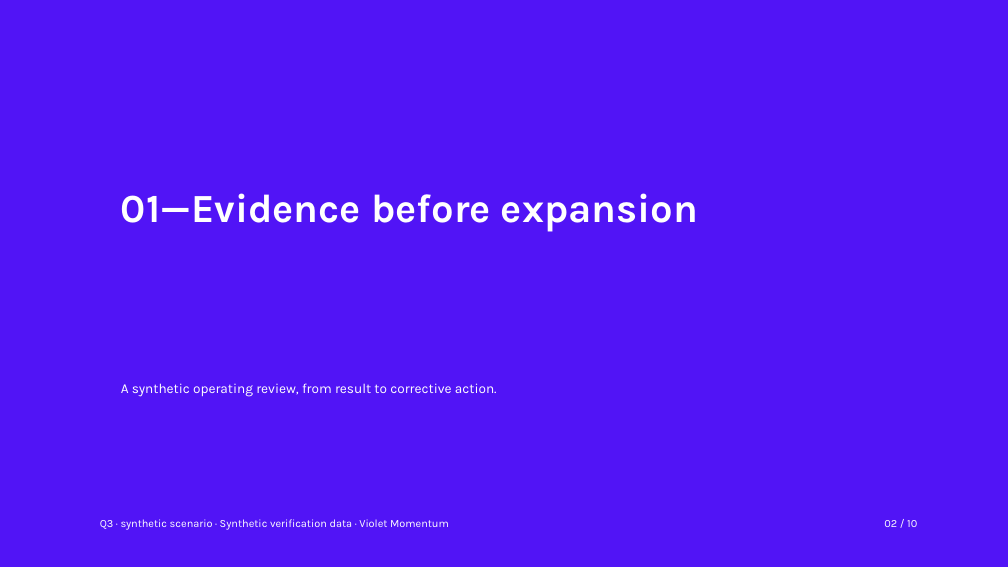
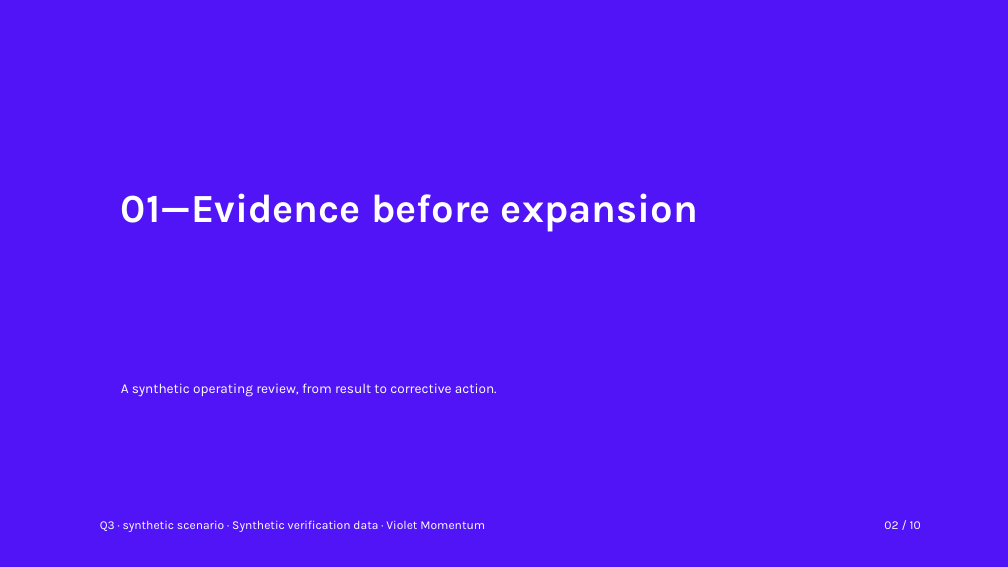
Before and after one commit to hustcer/pptx-nova, a slide deck: slide 2 of pptx-nova/assets/examples/deckkits/violet-momentum/deck.pptx. Drawn at 1008x567 pixels with LibreOffice and Linux fonts; fonts in the diff are those of the drawing. Boxes give left, top, right and bottom in pixels: in the first picture for what was removed or moved away, otherwise in the second. Text is boxed around its words. In the diff, an @@ line names an element or a change of style, - is before the commit and + after.

Commit message:
fix(pptx-nova): refine Violet Momentum visual hierarchy
- Raise supporting evidence to 11.5pt, body text to 14pt, and key values
  to 28pt; separate cover quantities from unit-bearing labels.
- Share native table padding and emphasis with fitted cell plans, expand
  summary space, and complete the three-metric cover composition.
- Label completion independently from project health, explain position
  scales, clarify diagnosis values, and unify violet decision emphasis.
- Publish the 0.2.0 candidate contract, regenerate slot budgets and curated
  PPTX previews, and add reviewed vision baselines and regressions.
- Keep local critique archives ignored and link acceptance records to the
  maintained golden review.

Validation:
- Full suite: 672 passed, 39 conditional skips, no failures.
- Reviewed 48 golden, alternative, stress, and mixed-language slides;
  canonical and vision checks passed with no high/medium/low findings.
- Verified ZIP/XML relationships, chart caches and embedded workbooks;
  PowerPoint clean-open and complete native export passed.
- Smoke, slot consistency, content-leak audit, live benchmark/readiness,
  strict public audit, design projections, and showcase reproducibility passed.

```diff
--- a/pptx-nova/assets/examples/deckkits/violet-momentum/deck.pptx
+++ b/pptx-nova/assets/examples/deckkits/violet-momentum/deck.pptx
@@ text "Q3 · synthetic scenario · ..." at [100,520,485,532]: size 10.5 to 11.5 pt @@
@@ text "02 / 10" at [884,521,921,529]: size 10.5 to 11.5 pt @@
```
Also in this commit, not shown: 9 other slides changed, 26 other files.
